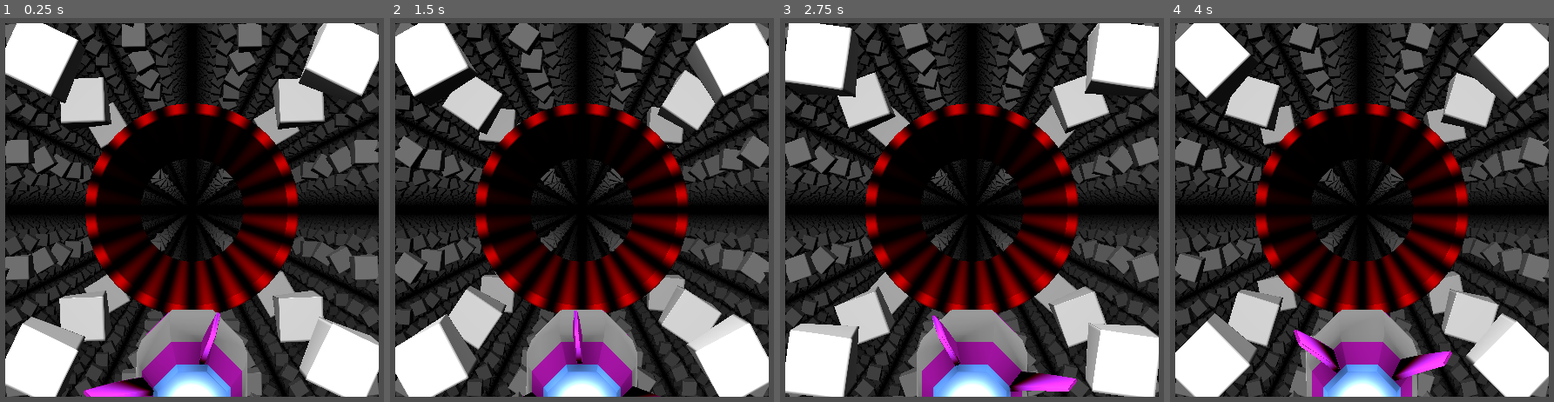
Above: before the commit, frames 1-4 (left to right).
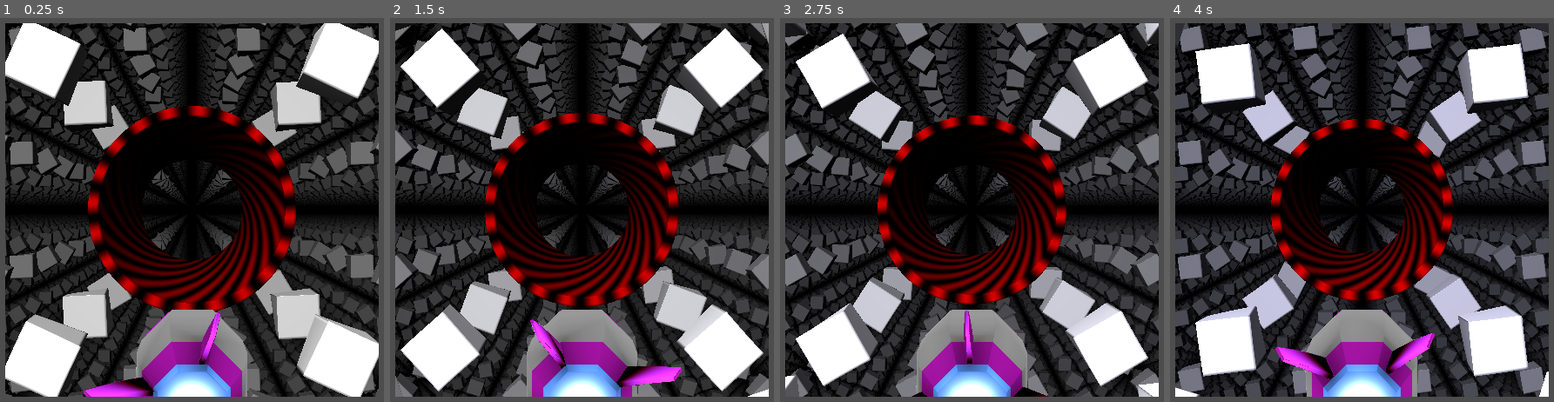
Above: after the commit, the same moments.

Repository: liggxibbler/godot_relativity
Game: Godot game, scene res://first.tscn
The game is run twice, just before and just after one commit, with the same random seed, the same clock (stepped at 60 frames per second) and the same inputs.
Inputs:
- Up to frame 1 (0.25 s): no input
- Up to frame 2 (1.5 s): tap Enter at 0.5 s; tap Space at 0.6, 0.77, 1.07, 1.35 s
- Up to frame 3 (2.75 s): tap Space at 1.52, 1.82, 2.1 s
- Up to frame 4 (4 s): tap Space at 2.85, 3.02, 3.32, 3.6, 3.77 s

The runs differ from the first frame. In frame 1, 27% of the frame differs, in the area x 1-99%, y 1-99%; in frame 2, 36%; in frame 3, 39%; in frame 4, 42%.

Commit message:
Fixed normals and swirly textures on tubes.

Diff:
--- a/relativity.gd
+++ b/relativity.gd
@@ -16,6 +16,8 @@
 var shader_iResolution
 var shader_iMouse
 var shader_iTimeDelta
+
+var is_slow = false
 
 # Called when the node enters the scene tree for the first time.
 func _ready() -> void:
@@ -69,6 +71,21 @@
 
 # Called every frame. 'delta' is the elapsed time since the previous frame.
 func _process(delta: float) -> void:
-	handle_physics(delta, Vector4(0, 0, 0, 1), 1.0)
+	var delta_scaled = delta
+	if is_slow:
+		delta_scaled /= 10
+	handle_physics(delta_scaled, Vector4(.1, 0, 0, 1), 1)
 
 	update_shader_values()
+
+func toggle_speed() -> void:
+	is_slow = not is_slow
+
+
+func _unhandled_input(event):
+	if event is InputEventKey:
+		if event.pressed:
+			if event.keycode == KEY_ESCAPE:
+				get_tree().quit()
+			elif event.keycode == KEY_SPACE:
+				toggle_speed()
Not shown, changed: Shaders/raymarch.gdshaderinc
